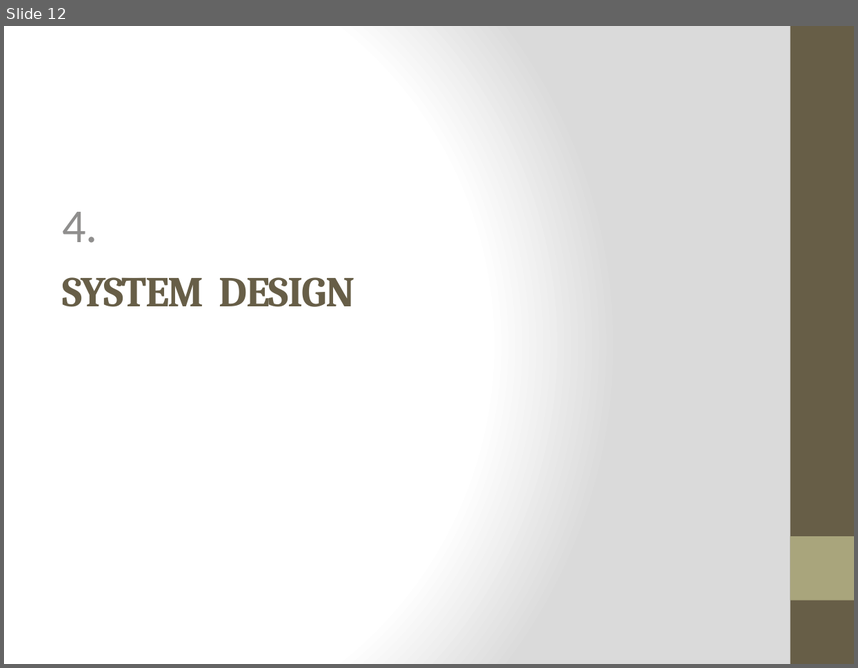
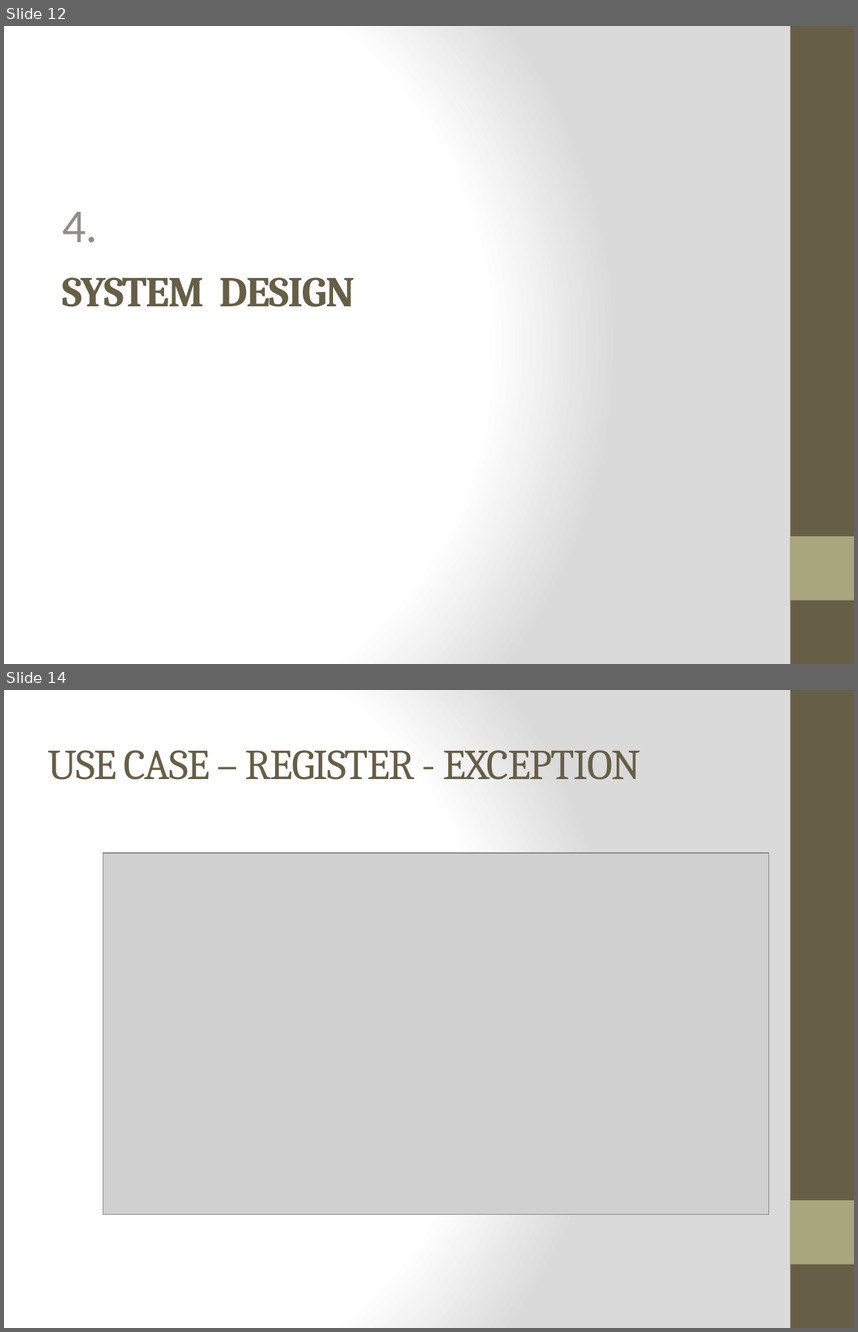
Before and after one commit to WesleyTrescott/MVC-Capstone, a slide deck: Design Specification/Design Specification.pptx. Shown one above the other, each under a label of ours: slide 12 before the commit, slides 12 and 14 after it; the slides between them are not shown. The pictures are 858x668 and 858x1332 pixels, drawn with LibreOffice and Linux fonts; fonts in the diff are those of the drawing; grey boxes stand for pictures. Boxes give left, top, right and bottom in pixels: in the first picture for what was removed or moved away, otherwise in the second. Text is boxed around its words. In the diff, an @@ line names an element or a change of style, - is before the commit and + after.

```diff
--- a/Design Specification/Design Specification.pptx
+++ b/Design Specification/Design Specification.pptx
@@ slide 14 added at (4, 690, 854, 1328), background gradient #FFFFFF to #DADADA; not listed: 2 template elements that a slide beside it also shows @@
@@ title added at (48, 750, 641, 780), 36 pt, text #675E47 @@
+USE CASE – REGISTER - EXCEPTION
@@ picture added at (103, 854, 769, 1214) @@
```
Also in this commit, not shown: 9 other slides added, 2 slides removed.
